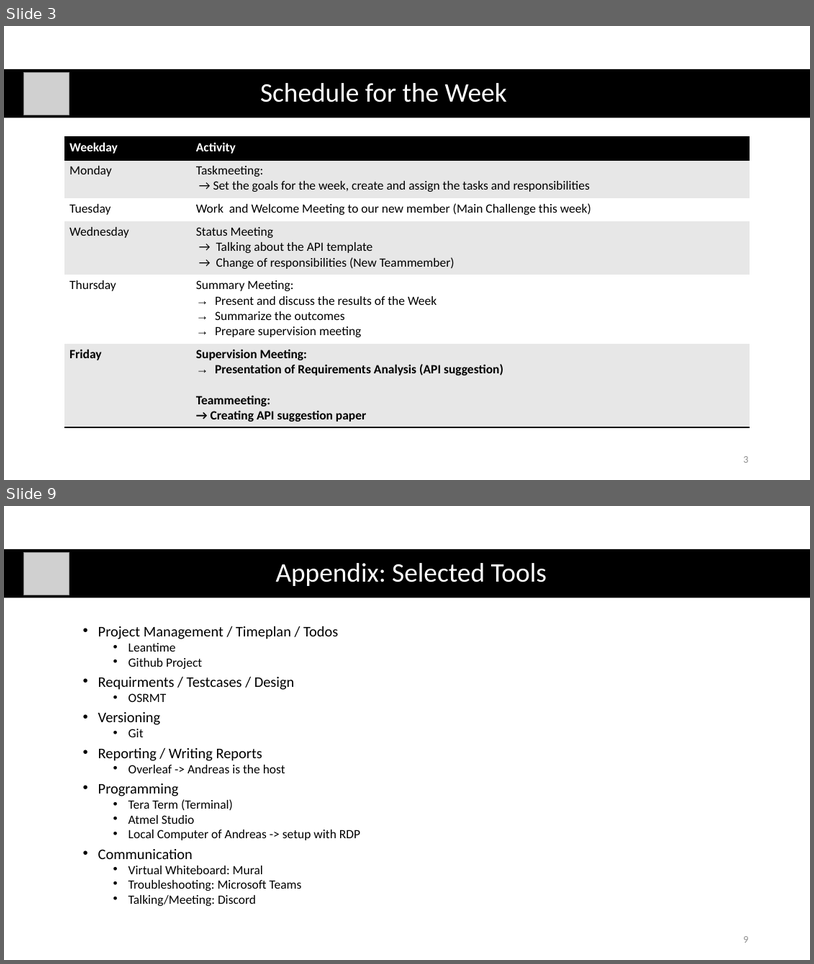
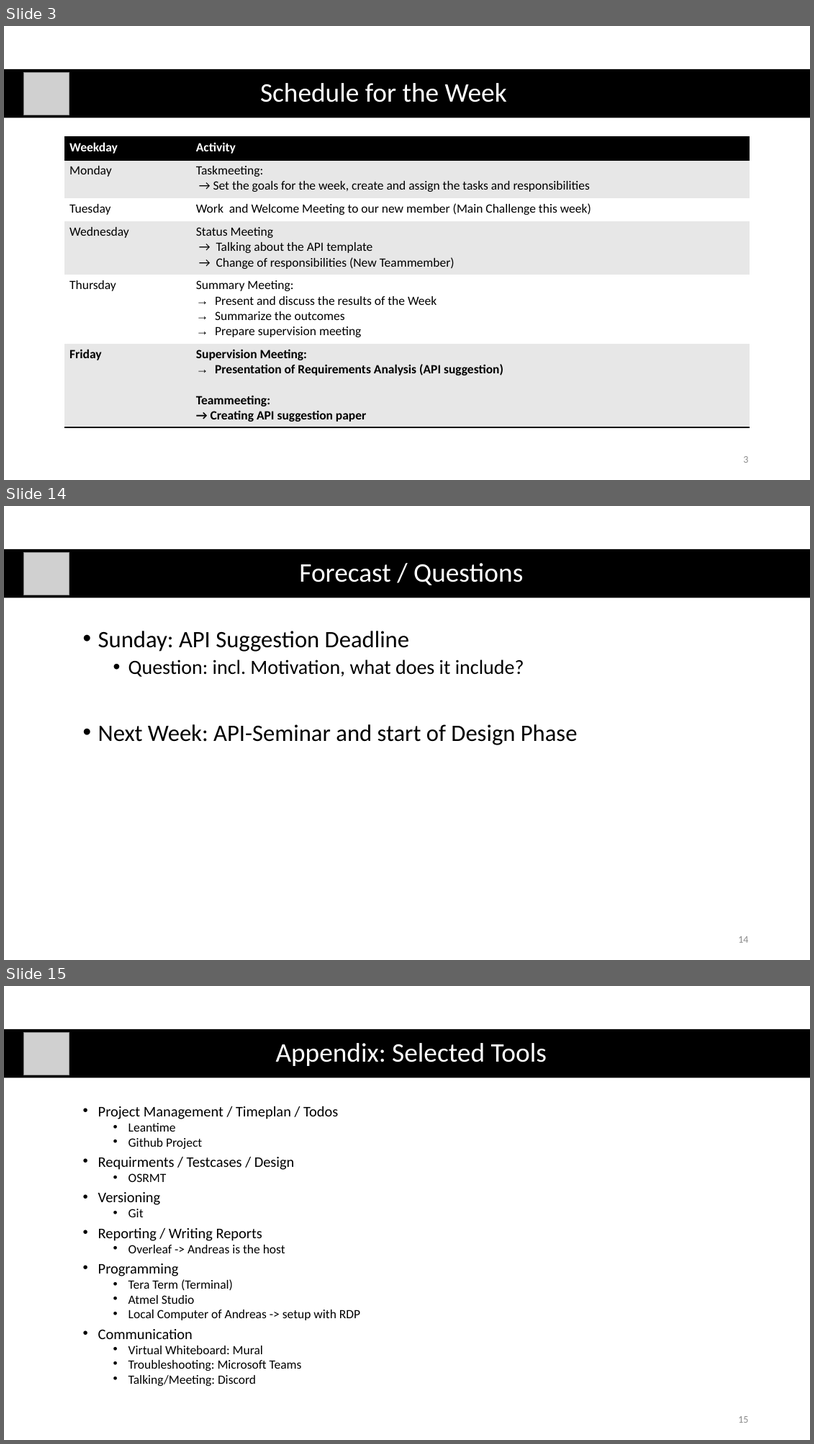
Before and after one commit to AymenNouidha/Rosa, a slide deck: 04_Presentations/01_Supervision_Meetings/02_Supervision_Meeting.pptx. Shown one above the other, each under a label of ours: slides 3 and 9 before the commit, slides 3, 14 and 15 after it; the slides between them are not shown. The pictures are 814x964 and 814x1444 pixels, drawn with LibreOffice and Linux fonts; fonts in the diff are those of the drawing; grey boxes stand for pictures. Boxes give left, top, right and bottom in pixels: in the first picture for what was removed or moved away, otherwise in the second. Text is boxed around its words. In the diff, an @@ line names an element or a change of style, - is before the commit and + after.

Commit message:
Update_before_design_phase

```diff
--- a/04_Presentations/01_Supervision_Meetings/02_Supervision_Meeting.pptx
+++ b/04_Presentations/01_Supervision_Meetings/02_Supervision_Meeting.pptx
@@ slide 14 added at (4,506,810,960), background #FFFFFF @@
@@ rectangle added at (4,549,810,598), fill #000000 @@
@@ picture added at (24,552,70,595) @@
@@ title added at (299,563,523,585), 32 pt, text #FFFFFF @@
+Forecast / Questions
@@ text added at (98,631,578,745), 28 pt, text #000000 @@
+• Sunday: API Suggestion Deadline
+  • Question: incl. Motivation, what does it include?
+• Next Week: API-Seminar and start of Design Phase
@@ page number added at (738,936,748,942), 12 pt, text #8C8C8C @@
+14
@@ what was slide 9 is now slide 15 @@
@@ page number at (738,1416,748,1422): text changed @@
-9
+15
```
Also in this commit, not shown: 7 slides changed, 6 other slides added, 19 other files.
